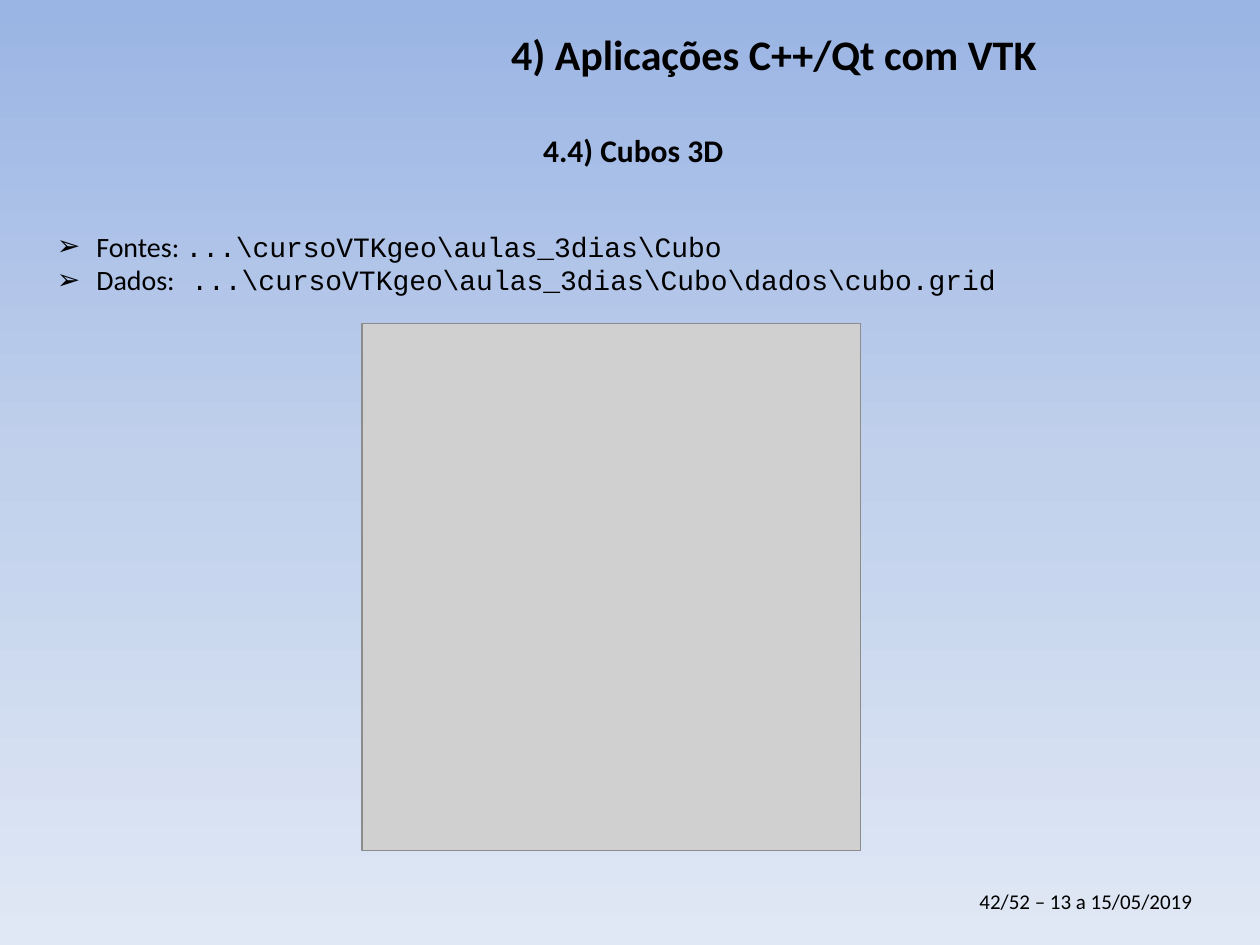
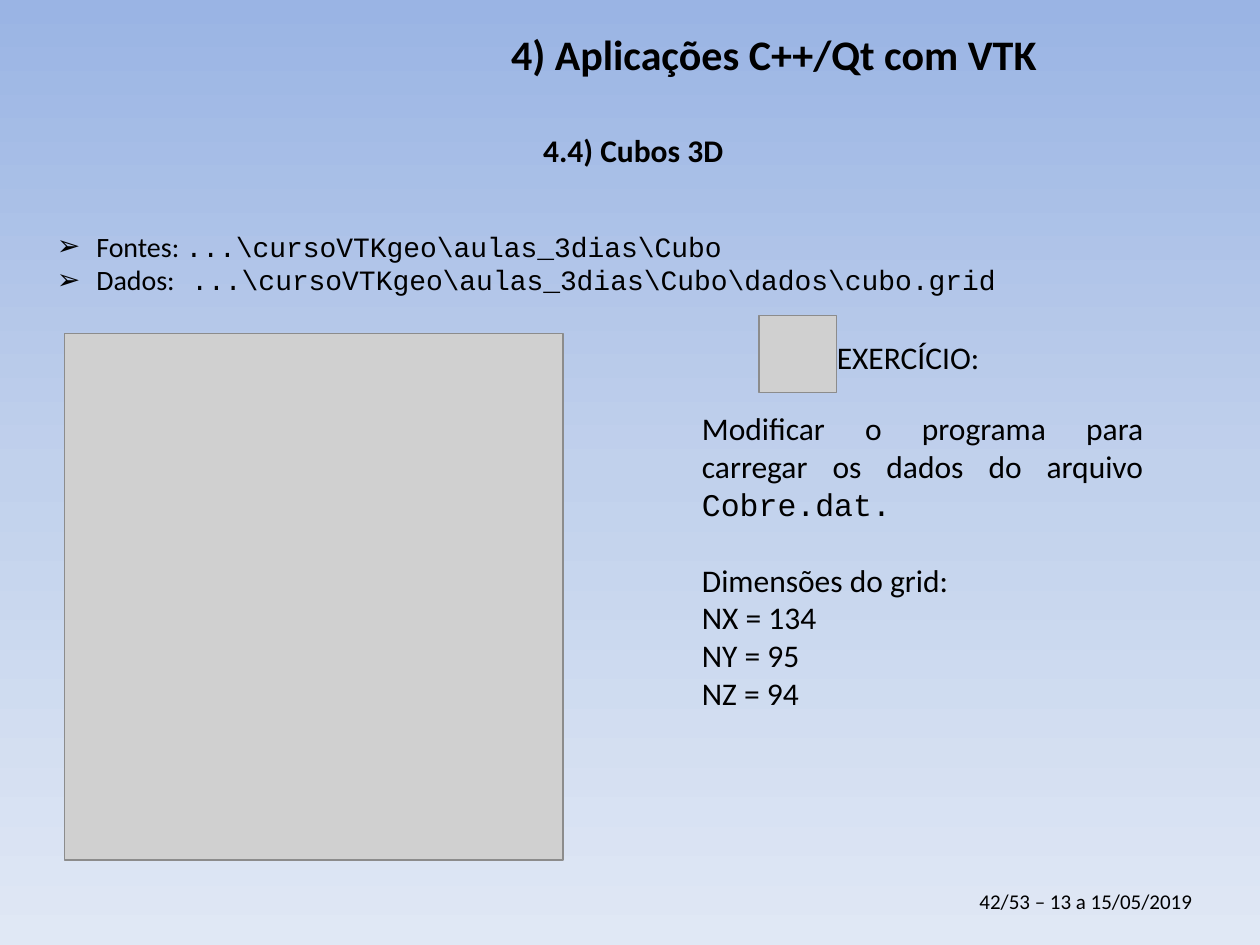
Before and after one commit to PauloCarvalhoRJ/cursoVTKgeo, a slide deck: slide 42 of aulas_3dias/slides_3dias.pptx. Drawn at 1260x945 pixels with LibreOffice and Linux fonts; fonts in the diff are those of the drawing; grey boxes stand for pictures; background and template pictures are left out. Boxes give left, top, right and bottom in pixels: in the first picture for what was removed or moved away, otherwise in the second. Text is boxed around its words. In the diff, an @@ line names an element or a change of style, - is before the commit and + after.

```diff
--- a/aulas_3dias/slides_3dias.pptx
+++ b/aulas_3dias/slides_3dias.pptx
@@ picture added at box(759, 315, 837, 393) @@
@@ picture: place and size @@
-picture at box(362, 324, 861, 850)
+picture at box(64, 334, 563, 861)
@@ text added at box(837, 343, 980, 370), 18 pt, text #000000 @@
+EXERCÍCIO:
@@ text added at box(702, 418, 1143, 705), 18 pt, text #000000 @@
+Modificar o programa para carregar os dados do arquivo Cobre.dat.
+Dimensões do grid:
+NX = 134
+NY = 95
+NZ = 94
@@ text at box(979, 894, 1192, 910): text changed @@
-42/52 – 13 a 15/05/2019
+42/53 – 13 a 15/05/2019
```
Also in this commit, not shown: 11 other slides changed, 1 slide added.
